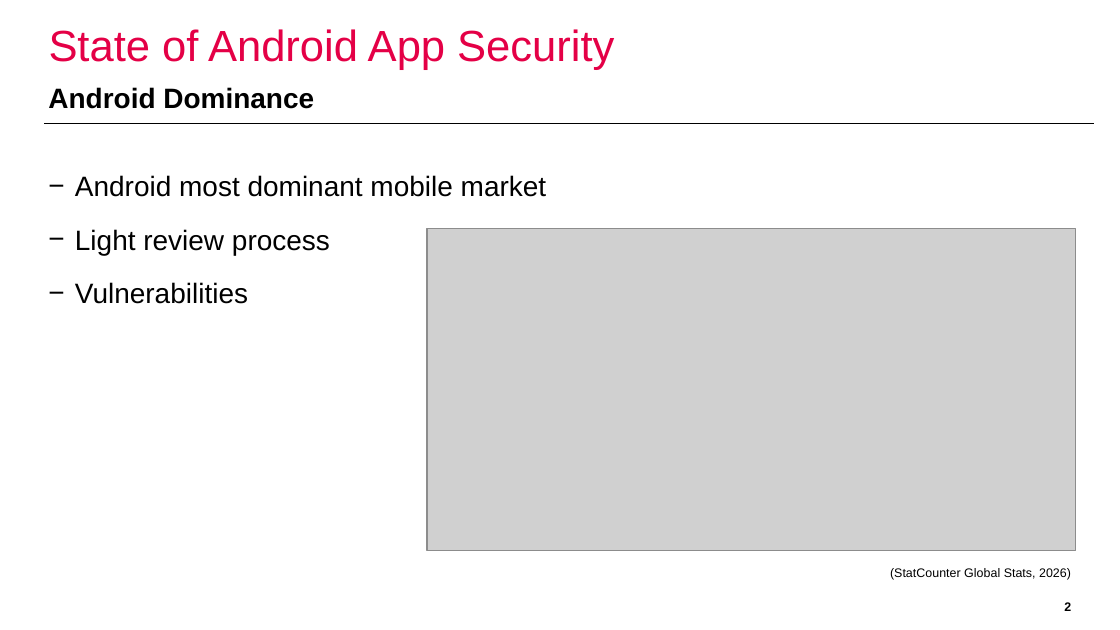
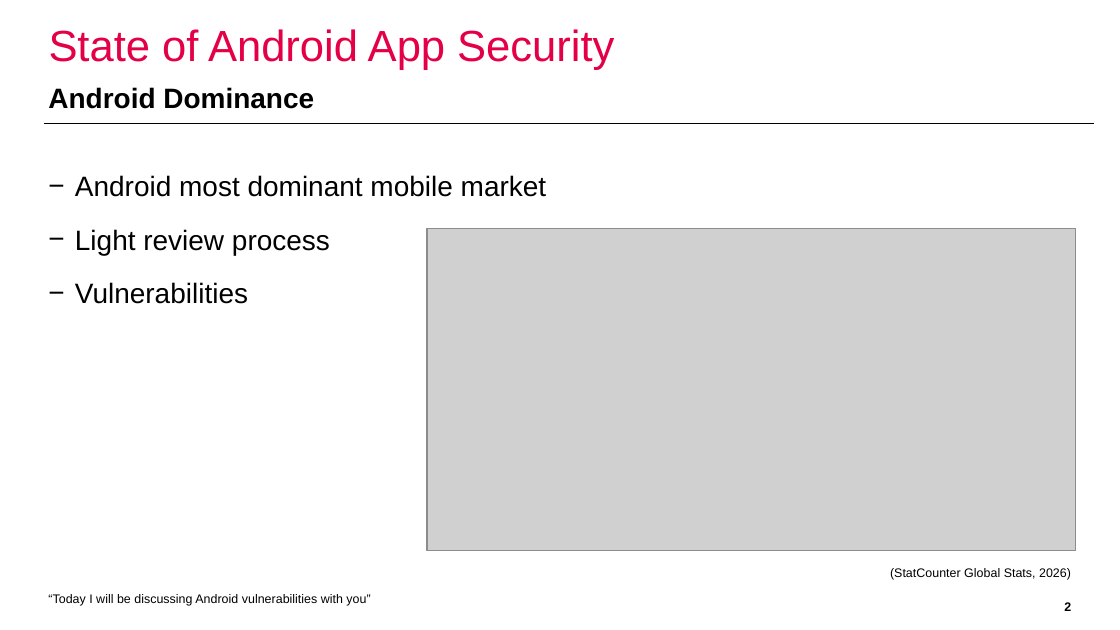
Before and after one commit to domi-cmd/Reference_Application_for_OWASP_MASTG, a slide deck: slide 2 of dev_documents/presentation/ba_thesis_presentation_kronig.pptx. Drawn at 1120x630 pixels with LibreOffice and Linux fonts; fonts in the diff are those of the drawing; grey boxes stand for pictures; background and template pictures are left out. Boxes give left, top, right and bottom in pixels: in the first picture for what was removed or moved away, otherwise in the second. Text is boxed around its words. In the diff, an @@ line names an element or a change of style, - is before the commit and + after.

```diff
--- a/dev_documents/presentation/ba_thesis_presentation_kronig.pptx
+++ b/dev_documents/presentation/ba_thesis_presentation_kronig.pptx
@@ text added at [48,594,370,606], 8 pt, text #000000 @@
+“Today I will be discussing Android vulnerabilities with you”
```
Also in this commit, not shown: 9 other slides changed, 1 slide removed.
